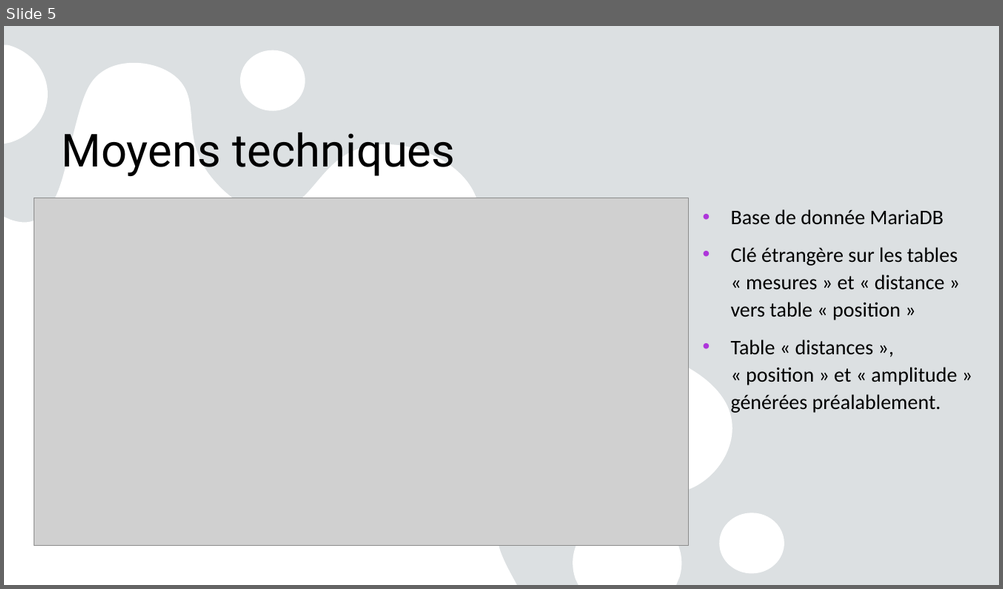
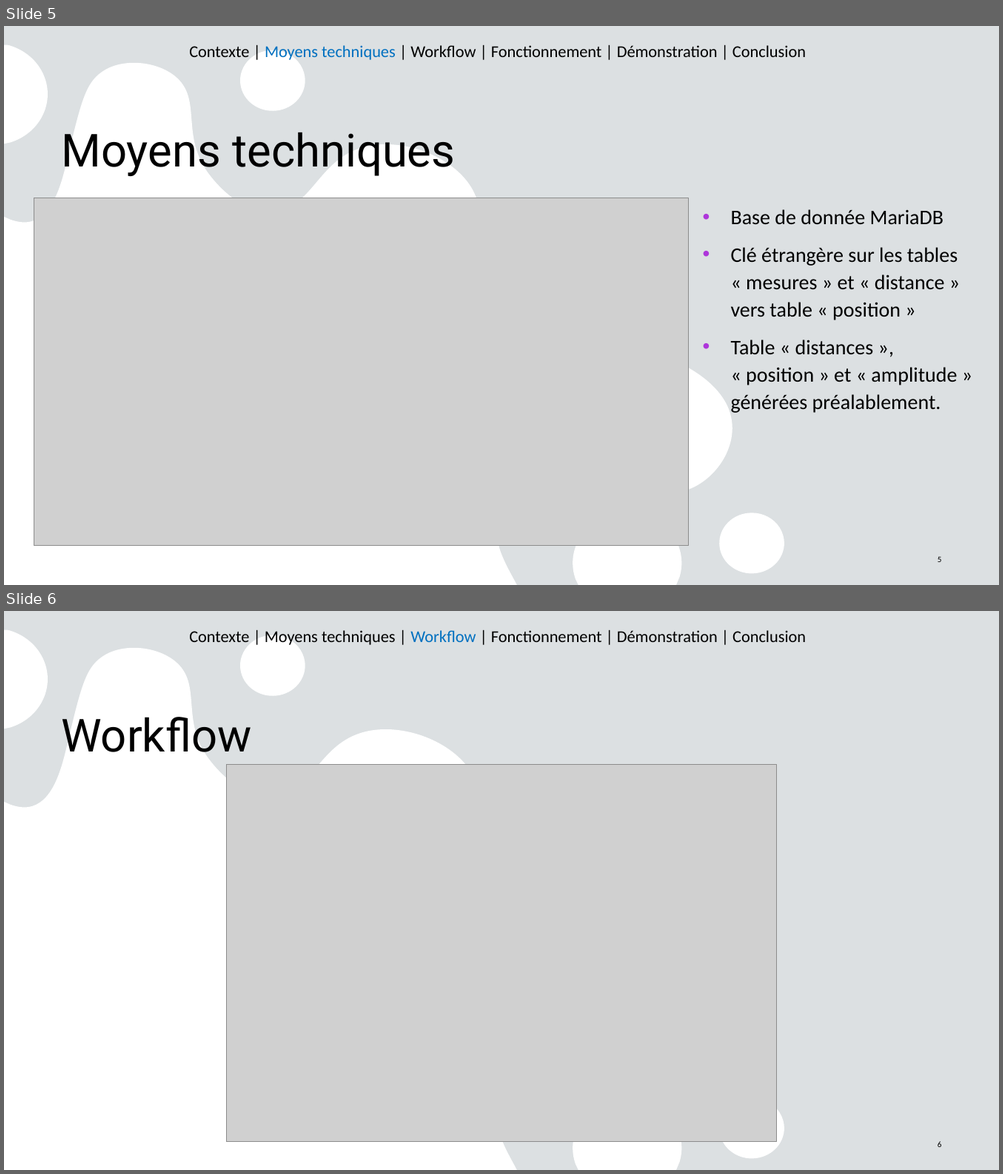
Before and after one commit to lberjaud/SAE24, a slide deck: Diagram/SAE24 Présentation.pptx. Shown one above the other, each under a label of ours: slide 5 before the commit, slides 5 and 6 after it. The pictures are 1003x589 and 1003x1174 pixels, drawn with LibreOffice and Linux fonts; fonts in the diff are those of the drawing; grey boxes stand for pictures. Boxes give left, top, right and bottom in pixels: in the first picture for what was removed or moved away, otherwise in the second. Text is boxed around its words. In the diff, an @@ line names an element or a change of style, - is before the commit and + after.

```diff
--- a/Diagram/SAE24 Présentation.pptx
+++ b/Diagram/SAE24 Présentation.pptx
@@ slide 6 added at (4,611,999,1170), background #E2E6E8; not listed: 2 template elements that a slide beside it also shows @@
@@ text added at (189,630,805,645), 16 pt, text #000000 @@
+Contexte | Moyens techniques | Workflow | Fonctionnement | Démonstration | Conclusion
@@ title added at (61,717,251,752), 44 pt, text #000000 @@
+Workflow
@@ picture added at (226,765,777,1142) @@
@@ page number added at (937,1142,942,1147), 8 pt, text #000000 @@
+6
@@ slide 5 changed as well @@
@@ text added at (189,45,805,60), 16 pt, text #000000 @@
+Contexte | Moyens techniques | Workflow | Fonctionnement | Démonstration | Conclusion
@@ page number added at (937,557,942,562), 8 pt, text #000000 @@
+5
```
Also in this commit, not shown: 8 other slides changed, 1 other slide added, 1 slide removed, 1 other file.
